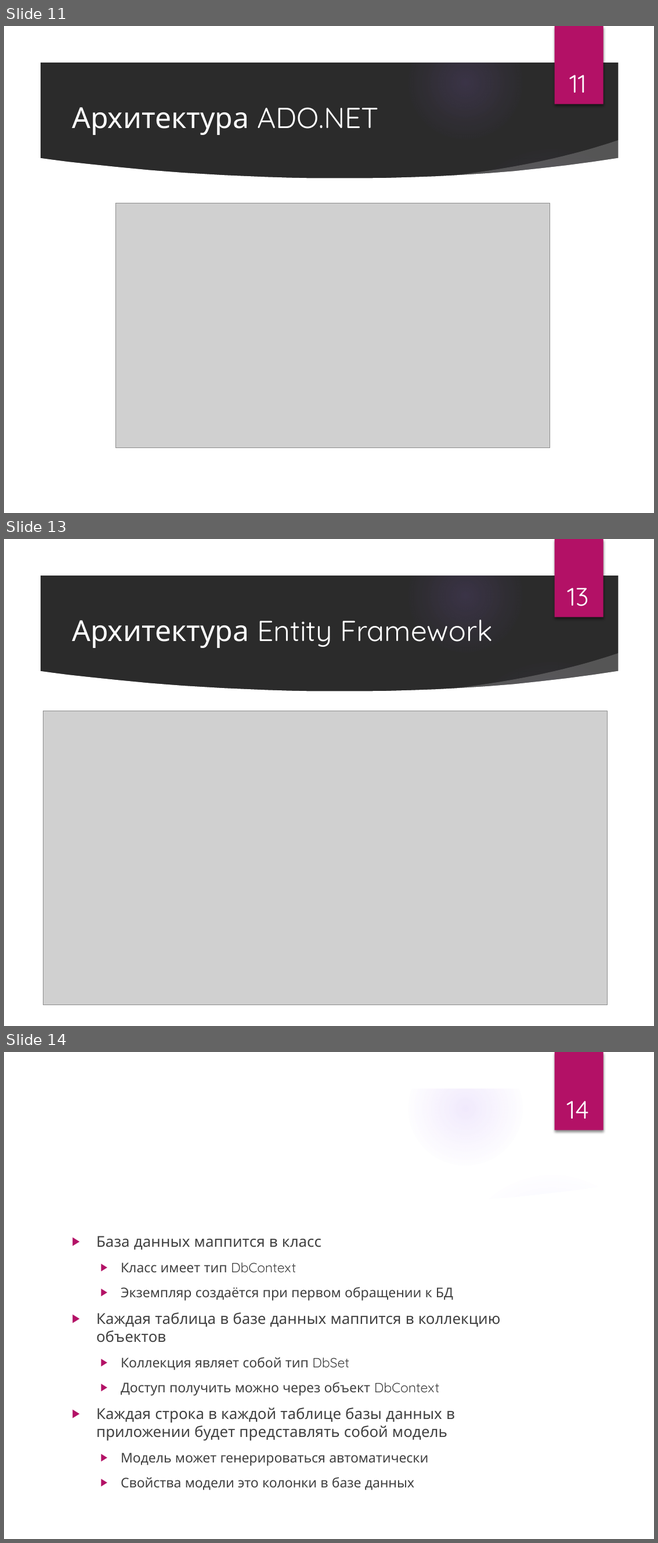
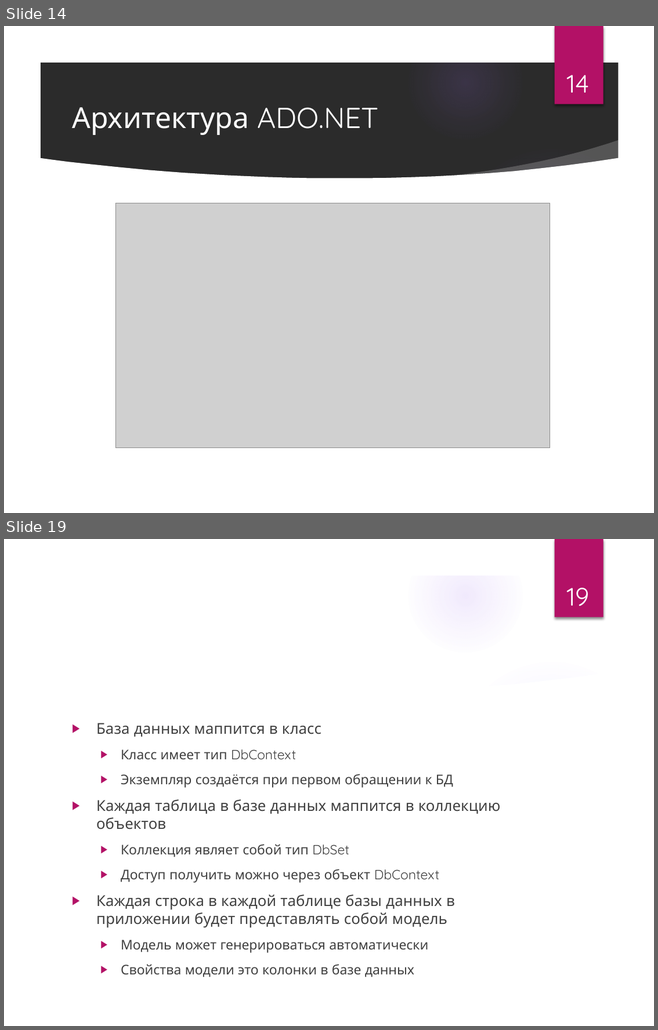
Before and after one commit to Alfredovec/LecturesDotNet, a slide deck: 04Connect.pptx. Shown one above the other, each under a label of ours: slides 11, 13 and 14 before the commit, slides 14 and 19 after it; the slides between them are not shown. The pictures are 658x1543 and 658x1030 pixels, drawn with LibreOffice and Linux fonts; fonts in the diff are those of the drawing; grey boxes stand for pictures; background and template pictures are left out; a plain dark background stands for a picture behind light text. Boxes give left, top, right and bottom in pixels: in the first picture for what was removed or moved away, otherwise in the second. Text is boxed around its words. In the diff, an @@ line names an element or a change of style, - is before the commit and + after.

```diff
--- a/04Connect.pptx
+++ b/04Connect.pptx
@@ slide 13 removed at [4,539,654,1026], background picture (left out); not listed: 9 template elements that a slide beside it also shows @@
@@ page number removed at [567,588,588,606] @@
-13
@@ title removed at [72,620,492,648] @@
-Архитектура Entity Framework
@@ picture removed at [43,711,607,1005] @@
@@ what was slide 11 is now slide 14 @@
@@ page number at [567,75,589,93]: text changed @@
-11
+14
@@ what was slide 14 is now slide 19 @@
@@ page number at [567,588,589,606]: text changed @@
-14
+19
```
Also in this commit, not shown: 6 slides changed, 9 slides added, 9 other files.
